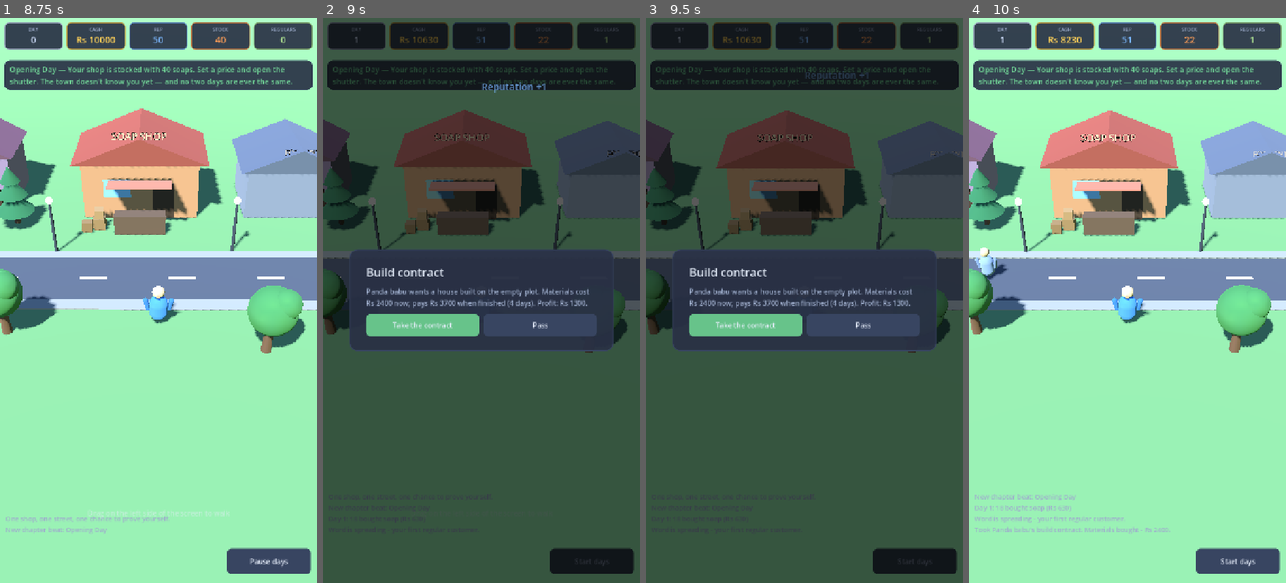
Above: before the commit, frames 1-4 (left to right).
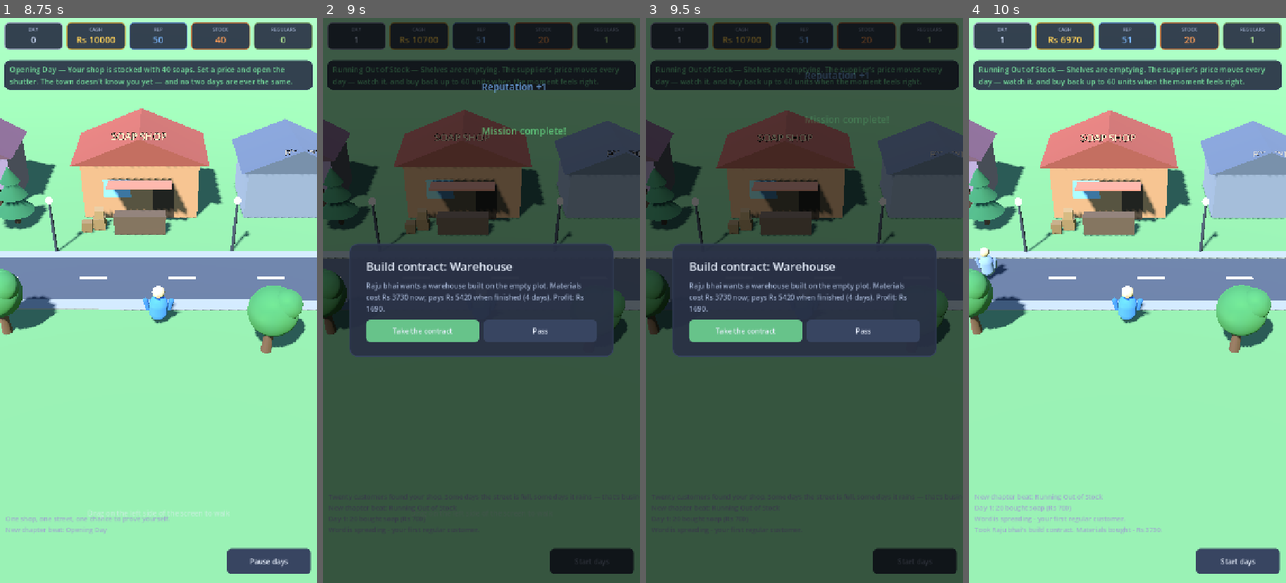
Above: after the commit, the same moments.

Repository: vikashamitian-claude/townbiz
Game: Godot game, scene res://scenes/Town3D.tscn
The game is run twice, just before and just after one commit, with the same random seed, the same clock (stepped at 60 frames per second) and the same inputs.
Inputs (mouse positions are in pixels of both pictures, inside the frame that each line leads up to):
- Up to frame 1 (8.75 s): click "Start days" at 0.5 s; move the mouse to (228, 272) at 1.27 s; click (228, 272) at 1.42 s; click "Pause days" at 2 s; click "Start days" at 2.75 s; drag from (95, 328) to (142, 413) at 3.52 s; move the mouse to (190, 176) at 4.27 s; click (190, 176) at 4.42 s; drag from (142, 413) to (63, 215) at 5.02 s; move the mouse to (253, 385) at 5.77 s; click (253, 385) at 5.92 s; drag from (63, 215) to (110, 159) at 6.52 s; move the mouse to (174, 300) at 7.27 s; click (174, 300) at 7.42 s; drag from (110, 159) to (95, 328) at 8.02 s
- Up to frame 2 (9 s): move the mouse to (551, 272) at 8.77 s; click (551, 272) at 8.92 s
- Up to frame 3 (9.5 s): no input
- Up to frame 4 (10 s): click "Take the contract" at 9.5 s

Frame 1 is identical in both runs. In frame 2, 6.3% of the frame differs, in the area x 3-94%, y 3-60%; in frame 3, 6.2%; in frame 4, 1.3%.

Commit message:
Contract variety: House/Shop/Warehouse/Office, each teaching its role
Vikash framed the game as a learning-and-fun platform where town planning
is itself a course. Captured the full structure vocabulary as curriculum
(DESIGN_CONSTRUCTION_ECONOMY.md new section 12 - houses, shops, warehouses,
factories, agriculture, roads, bridges, offices, drainage, water channels,
each mapped to the economic lesson it teaches), and implemented the
plot-buildable subset through the existing contract loop:

- SimConfig.CONTRACT_PROJECTS: four commissionable types with per-type
  sizes, cost ranges, and a one-line "teach" sentence; removed the
  now-redundant single-house constants (no dead tunables).
- New GrayboxKit.warehouse() (flat roof, loading door) and office()
  (taller, window grid), sharing a _walled_box() helper; "Wall" mesh
  naming contract preserved.
- StructureCatalog: warehouse/office cases + optional label field -
  finished buildings carry a floating name so the town reads as what it is.
- Offer modal is typed ("Build contract: Warehouse"); on completion the
  diary teaches the lesson ("Warehouses let goods wait for the right
  price..."). Learning by building, not lecture.
- Fixed along the way: the 2D fallback had no contract-completion diary
  at all - contracts finished silently there.

Terrain infrastructure (roads, bridges, drainage, water channels, farms)
deliberately deferred to the township-planner phase where measurable
scoring makes them teach rather than decorate - recorded in section 12
and HUMAN_DECISIONS.md.

gdformat --check: all 18 files parse clean; no stale refs to removed
constants. Runnable end-to-end on the Windows machine's Godot 4.7.

Diff:
--- a/scripts/Game.gd
+++ b/scripts/Game.gd
@@ -419,6 +419,13 @@
 
 	_diary_day(r)
 	_note_regulars_trend(int(r.regulars))
+	var day_contract: Dictionary = r.get("contract", {})
+	if not day_contract.is_empty():
+		_diary("%s's %s is finished - paid Rs %d. It stands as long as the town does." % [
+			String(day_contract.name), String(day_contract.get("label", "house")).to_lower(),
+			int(day_contract.payout)])
+		if String(day_contract.get("teach", "")) != "":
+			_diary(String(day_contract.teach))
 
 	if drep > 0:
 		_float("Reputation +%d" % drep, REP_COL, rep_value.global_position + Vector2(0, 30))
@@ -696,9 +703,10 @@
 			decision_yes.text = "Accept loan"
 			decision_no.text = "Decline"
 		"contract":
-			decision_title.text = "Build contract"
-			decision_body.text = "%s wants a house built. Materials Rs %d now; pays Rs %d in %d days. Profit: Rs %d." % [
-				String(data.name), int(data.materials_cost), int(data.payout),
+			decision_title.text = "Build contract: %s" % String(data.get("label", "House"))
+			decision_body.text = "%s wants a %s built. Materials Rs %d now; pays Rs %d in %d days. Profit: Rs %d." % [
+				String(data.name), String(data.get("label", "house")).to_lower(),
+				int(data.materials_cost), int(data.payout),
 				int(data.build_days), int(data.payout) - int(data.materials_cost)]
 			decision_yes.text = "Take the contract"
 			decision_no.text = "Pass"
--- a/scripts/events/EventEngine.gd
+++ b/scripts/events/EventEngine.gd
@@ -175,22 +175,29 @@
 	if GameState.rng.randf() >= SimConfig.CONTRACT_OFFER_CHANCE:
 		return
 	var names: Array = SimConfig.CREDIT_NAMES
+	var project: Dictionary = SimConfig.CONTRACT_PROJECTS[
+		GameState.rng.randi_range(0, SimConfig.CONTRACT_PROJECTS.size() - 1)]
+	var mat_range: Array = project.materials
 	var materials: float = snappedf(GameState.rng.randf_range(
-		SimConfig.CONTRACT_MATERIALS_MIN, SimConfig.CONTRACT_MATERIALS_MAX), 10.0)
+		float(mat_range[0]), float(mat_range[1])), 10.0)
 	var margin: float = GameState.rng.randf_range(
 		SimConfig.CONTRACT_MARGIN_MIN, SimConfig.CONTRACT_MARGIN_MAX)
 	var style: int = GameState.rng.randi_range(0, SimConfig.CONTRACT_WALL_COLORS.size() - 1)
 	var plot: Array = SimConfig.CONTRACT_PLOTS[GameState.contracts_completed]
+	var size: Array = project.size
 	var offer: Dictionary = {
 		"name": String(names[GameState.rng.randi_range(0, names.size() - 1)]),
+		"label": String(project.label),
+		"teach": String(project.teach),
 		"materials_cost": materials,
 		"payout": snappedf(materials * (1.0 + margin), 10.0),
 		"build_days": GameState.rng.randi_range(
 			SimConfig.CONTRACT_BUILD_DAYS_MIN, SimConfig.CONTRACT_BUILD_DAYS_MAX),
 		"structure": {
-			"type": "building",
-			"pos": [float(plot[0]), SimConfig.CONTRACT_HOUSE_SIZE[1] * 0.5, float(plot[1])],
-			"size": SimConfig.CONTRACT_HOUSE_SIZE.duplicate(),
+			"type": String(project.structure_type),
+			"label": String(project.label),
+			"pos": [float(plot[0]), float(size[1]) * 0.5, float(plot[1])],
+			"size": size.duplicate(),
 			"wall": SimConfig.CONTRACT_WALL_COLORS[style].duplicate(),
 			"roof": SimConfig.CONTRACT_ROOF_COLORS[style].duplicate(),
 			"face": 1.0 if float(plot[1]) < 1.5 else -1.0,
--- a/scripts/sim/Sim.gd
+++ b/scripts/sim/Sim.gd
@@ -160,6 +160,8 @@
 	GameState.cash -= float(offer.materials_cost)
 	GameState.active_contract = {
 		"name": offer.name,
+		"label": String(offer.get("label", "House")),
+		"teach": String(offer.get("teach", "")),
 		"materials_cost": float(offer.materials_cost),
 		"payout": float(offer.payout),
 		"complete_day": GameState.day + int(offer.build_days),
@@ -360,7 +362,12 @@
 	_apply_reputation_change(SimConfig.CONTRACT_REP_REWARD, true)
 	GameState.contracts_completed += 1
 	GameState.active_contract = {}
-	return { "name": c.name, "payout": float(c.payout) }
+	return {
+		"name": c.name,
+		"label": String(c.get("label", "House")),
+		"teach": String(c.get("teach", "")),
+		"payout": float(c.payout),
+	}
 
 
 func _process_credit_dues() -> Dictionary:
--- a/scripts/sim/SimConfig.gd
+++ b/scripts/sim/SimConfig.gd
@@ -106,24 +106,38 @@
 
 # --- Build contracts (contractor loop MVP — DESIGN_CONSTRUCTION_ECONOMY.md §3/§9) ---
 const CONTRACT_OFFER_CHANCE: float = 0.10       # per day, when no offer/contract is active
-const CONTRACT_MATERIALS_MIN: float = 1500.0    # paid upfront on accept
-const CONTRACT_MATERIALS_MAX: float = 2500.0
 const CONTRACT_MARGIN_MIN: float = 0.35         # payout = materials * (1 + margin)
 const CONTRACT_MARGIN_MAX: float = 0.60
 const CONTRACT_BUILD_DAYS_MIN: int = 3
 const CONTRACT_BUILD_DAYS_MAX: int = 5
 const CONTRACT_REP_REWARD: float = 2.0          # the town sees you build; word spreads
-# Empty plots along the street where contracted houses rise, in build order.
+# Empty plots along the street where contracted structures rise, in build order.
 # Offers stop when every plot is built — the street is full (Chapter 2 grows the map).
 const CONTRACT_PLOTS: Array = [
 	[-4.5, 9.5], [6.0, 10.0], [18.0, 8.5], [-19.0, -6.5], [4.0, -9.5], [-4.0, -10.0],
 ]
-const CONTRACT_HOUSE_SIZE: Array = [3.6, 2.5, 3.0]
 const CONTRACT_WALL_COLORS: Array = [
 	[0.80, 0.68, 0.50], [0.62, 0.68, 0.78], [0.75, 0.58, 0.52], [0.60, 0.70, 0.58],
 ]
 const CONTRACT_ROOF_COLORS: Array = [
 	[0.55, 0.36, 0.26], [0.40, 0.44, 0.55], [0.52, 0.32, 0.30], [0.36, 0.48, 0.38],
+]
+# What can be commissioned. Each completed structure's "teach" line is the
+# town-planning curriculum in one sentence (design doc §12): the player
+# learns what each building does for a real economy by building it.
+const CONTRACT_PROJECTS: Array = [
+	{"label": "House", "structure_type": "building", "size": [3.6, 2.5, 3.0],
+		"materials": [1500.0, 2500.0],
+		"teach": "Houses bring people - and people bring demand for every other business."},
+	{"label": "Shop", "structure_type": "building", "size": [4.2, 2.6, 3.2],
+		"materials": [2000.0, 3200.0],
+		"teach": "Shops turn footfall into trade. They live or die by the houses around them."},
+	{"label": "Warehouse", "structure_type": "warehouse", "size": [5.5, 3.0, 4.5],
+		"materials": [2800.0, 4200.0],
+		"teach": "Warehouses let goods wait for the right price instead of flooding the market."},
+	{"label": "Office", "structure_type": "office", "size": [4.0, 5.0, 3.5],
+		"materials": [3200.0, 4800.0],
+		"teach": "Offices bring salaried work - steady money that steadies every shop's till."},
 ]
 
 # --- Event effect parameters ---
--- a/scripts/world3d/GrayboxKit.gd
+++ b/scripts/world3d/GrayboxKit.gd
@@ -118,6 +118,82 @@
 		body.add_child(window)
 
 	parent.add_child(body)
+	return body
+
+
+## A flat-roofed warehouse: colliding walls, roof slab with a lip, and a wide
+## loading door on the road-facing side. Wall mesh named "Wall".
+static func warehouse(
+	parent: Node3D, pos: Vector3, size: Vector3,
+	wall_color: Color, roof_color: Color, face: float = 1.0
+) -> Node3D:
+	var body := _walled_box(pos, size, wall_color)
+	var roof := MeshInstance3D.new()
+	var slab := BoxMesh.new()
+	slab.size = Vector3(size.x * 1.08, 0.25, size.z * 1.08)
+	slab.material = _mat(roof_color)
+	roof.mesh = slab
+	roof.name = "Roof"
+	roof.position = Vector3(0, size.y * 0.5 + 0.125, 0)
+	body.add_child(roof)
+	var door := MeshInstance3D.new()
+	var dbox := BoxMesh.new()
+	dbox.size = Vector3(size.x * 0.45, size.y * 0.7, 0.12)
+	dbox.material = _mat(Color(0.36, 0.38, 0.42))
+	door.mesh = dbox
+	door.position = Vector3(0, -size.y * 0.5 + dbox.size.y * 0.5, face * (size.z * 0.5 + 0.06))
+	body.add_child(door)
+	parent.add_child(body)
+	return body
+
+
+## A taller flat-roofed office block with a grid of windows on the front.
+## Wall mesh named "Wall".
+static func office(
+	parent: Node3D, pos: Vector3, size: Vector3,
+	wall_color: Color, roof_color: Color, face: float = 1.0
+) -> Node3D:
+	var body := _walled_box(pos, size, wall_color)
+	var roof := MeshInstance3D.new()
+	var slab := BoxMesh.new()
+	slab.size = Vector3(size.x * 1.05, 0.22, size.z * 1.05)
+	slab.material = _mat(roof_color)
+	roof.mesh = slab
+	roof.name = "Roof"
+	roof.position = Vector3(0, size.y * 0.5 + 0.11, 0)
+	body.add_child(roof)
+	var zf: float = face * (size.z * 0.5 + 0.06)
+	var rows: int = maxi(2, int(size.y / 1.5))
+	var win_mat := _mat(Color(0.62, 0.82, 0.95))
+	for row in range(rows):
+		for col_x in [-size.x * 0.22, size.x * 0.22]:
+			var w := MeshInstance3D.new()
+			var wbox := BoxMesh.new()
+			wbox.size = Vector3(size.x * 0.26, 0.6, 0.12)
+			wbox.material = win_mat
+			w.mesh = wbox
+			w.position = Vector3(col_x, -size.y * 0.5 + 1.1 + row * 1.4, zf)
+			body.add_child(w)
+	parent.add_child(body)
+	return body
+
+
+## Shared: a colliding box body with its wall mesh named "Wall" (not parented).
+static func _walled_box(pos: Vector3, size: Vector3, wall_color: Color) -> StaticBody3D:
+	var body := StaticBody3D.new()
+	body.position = pos
+	var col := CollisionShape3D.new()
+	var shape := BoxShape3D.new()
+	shape.size = size
+	col.shape = shape
+	body.add_child(col)
+	var wall := MeshInstance3D.new()
+	var box := BoxMesh.new()
+	box.size = size
+	box.material = _mat(wall_color)
+	wall.mesh = box
+	wall.name = "Wall"
+	body.add_child(wall)
 	return body
 
 
--- a/scripts/world3d/StructureCatalog.gd
+++ b/scripts/world3d/StructureCatalog.gd
@@ -16,12 +16,23 @@
 
 static func build(parent: Node3D, s: Dictionary) -> Node3D:
 	var pos := _v3(s.get("pos", []))
+	var node: Node3D = null
 	match String(s.get("type", "")):
 		"building":
-			return GrayboxKit.building(
+			node = GrayboxKit.building(
 				parent, pos, _v3(s.get("size", [4, 2.5, 3])),
 				_col(s.get("wall", [0.6, 0.6, 0.6])), _col(s.get("roof", [0.4, 0.35, 0.3])),
 				float(s.get("face", 1.0)), bool(s.get("front", true)))
+		"warehouse":
+			node = GrayboxKit.warehouse(
+				parent, pos, _v3(s.get("size", [5, 3, 4])),
+				_col(s.get("wall", [0.6, 0.6, 0.6])), _col(s.get("roof", [0.4, 0.4, 0.45])),
+				float(s.get("face", 1.0)))
+		"office":
+			node = GrayboxKit.office(
+				parent, pos, _v3(s.get("size", [4, 5, 3.5])),
+				_col(s.get("wall", [0.6, 0.6, 0.6])), _col(s.get("roof", [0.4, 0.4, 0.45])),
+				float(s.get("face", 1.0)))
 		"tree":
 			GrayboxKit.tree(parent, pos)
 		"pine":
@@ -35,7 +46,13 @@
 			# from the rebuilt town — warn loudly instead (same discipline as
 			# EventEngine's unmatched-event guard).
 			push_warning("StructureCatalog: unknown structure type: %s" % [s.get("type", "")])
-	return null
+	# Contracted structures carry a label — part of the town-planning
+	# curriculum (design doc §12): the town reads as WHAT each thing is.
+	if node != null and s.has("label"):
+		var size := _v3(s.get("size", [4, 2.5, 3]))
+		GrayboxKit.label3d(node, String(s.label), Vector3(0, size.y + 0.7, 0), 48,
+			Color(0.95, 0.92, 0.80))
+	return node
 
 
 static func _v3(a: Array) -> Vector3:
--- a/scripts/world3d/Town3D.gd
+++ b/scripts/world3d/Town3D.gd
@@ -619,8 +619,11 @@
 	var contract: Dictionary = r.get("contract", {})
 	if not contract.is_empty():
 		_rebuild_structures()
-		_log("%s's house is finished - paid Rs %d. It stands as long as the town does." % [
-			String(contract.name), int(contract.payout)])
+		_log("%s's %s is finished - paid Rs %d. It stands as long as the town does." % [
+			String(contract.name), String(contract.get("label", "house")).to_lower(),
+			int(contract.payout)])
+		if String(contract.get("teach", "")) != "":
+			_log(String(contract.teach))
 		_float("The town grew!", GOOD, Vector2(360, 300))
 
 	var drep: int = int(round(GameState.reputation - rep_before))
@@ -847,9 +850,10 @@
 			decision_yes.text = "Accept loan"
 			decision_no.text = "Decline"
 		"contract":
-			decision_title.text = "Build contract"
-			decision_body.text = "%s wants a house built on the empty plot. Materials cost Rs %d now; pays Rs %d when finished (%d days). Profit: Rs %d." % [
-				String(data.name), int(data.materials_cost), int(data.payout),
+			decision_title.text = "Build contract: %s" % String(data.get("label", "House"))
+			decision_body.text = "%s wants a %s built on the empty plot. Materials cost Rs %d now; pays Rs %d when finished (%d days). Profit: Rs %d." % [
+				String(data.name), String(data.get("label", "house")).to_lower(),
+				int(data.materials_cost), int(data.payout),
 				int(data.build_days), int(data.payout) - int(data.materials_cost)]
 			decision_yes.text = "Take the contract"
 			decision_no.text = "Pass"
Not shown, changed: .agent_reports/claude_latest.md
Not shown, changed: DESIGN_CONSTRUCTION_ECONOMY.md
Not shown, changed: HUMAN_DECISIONS.md
Not shown, changed: TASKS.md
